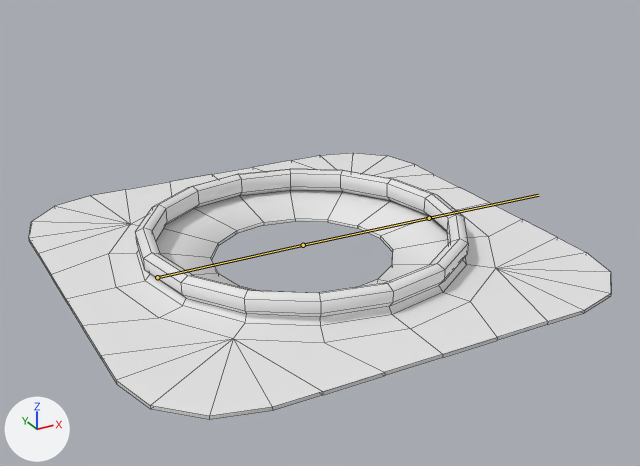
The FBX model care-up/Assets/Resources_moved/Models/SkinPlateRigged.fbx: old version first, new version second.
Before and after are seen from a 50 mm lens placed at (-0.0747, -0.143, 0.0733), pointed at (0.0003, -0.0065, 0.0051). Arrows for +X, +Y and +Z are at lower left; the lights stay in place. The bones that bend it are drawn over the model as lines. Mesh edges are drawn as thin lines.

The first picture shows 'SkinPlateAnimatedMesh'.
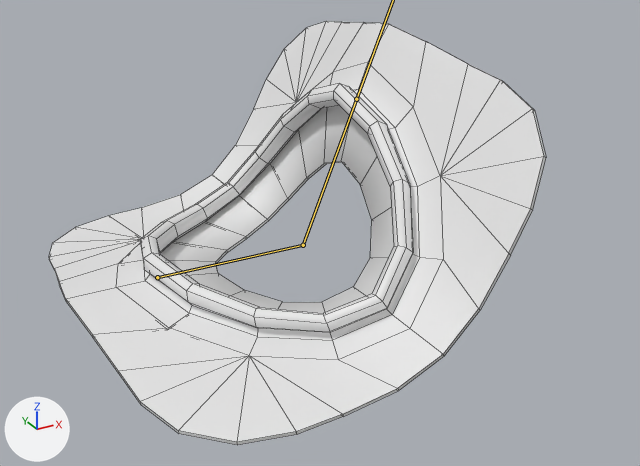
The newer file adds an action. The first version stands in its rest pose; the second is drawn at frame 327 of the action 'Armature|_SkinPlateAnim_SQ4_L_armsRawAnimation3_Scenes_Ostomy_Care_Sq3_v3.blend'.

Changed parts and their boxes [x1, y1, x2, y2] in the pictures (640 x 466 px):
'SkinPlateAnimatedMesh', posed (15% narrower, 59% taller)
    before: [29, 153, 611, 420]
    after: [49, 21, 546, 445]
bone 'Bone.001', root to tip
    before: (303, 245) to (429, 218)
    after: (303, 245) to (356, 99)

What the commit changed:
Bone 'Bone.001' (bone_bone_001) turns from (0, 0, 0) to (68, 0, 0) degrees about its own x, y and z.
